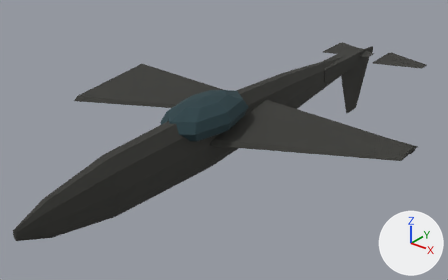
The glTF model game/assets/units/f16v_Destroyed.glb, before and after one commit.
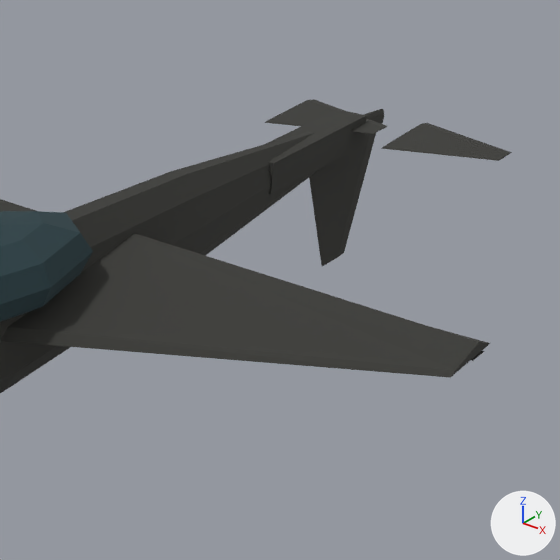
Each version is shown whole from a 50 mm lens placed at (9.39, -12.8, 8.63), pointed at (-0.44, -0.52, 1.02), then close up on the part from 47% to 100% of the width and 0% to 85% of the height. Lighting does not change. The marker at lower right points along +X, +Y and +Z. The older version's two pictures come first. Where no turn or scale is listed for an object, it has been applied to the vertices.

Names of what the first close-up shows: 'Cockpit', 'Elevator_L', 'Elevator_R', 'Fuselage', 'Rudder', 'TailBoom', 'Wing_R' and 1 more.
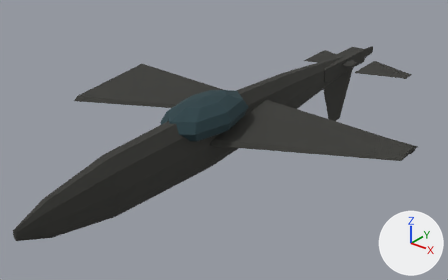
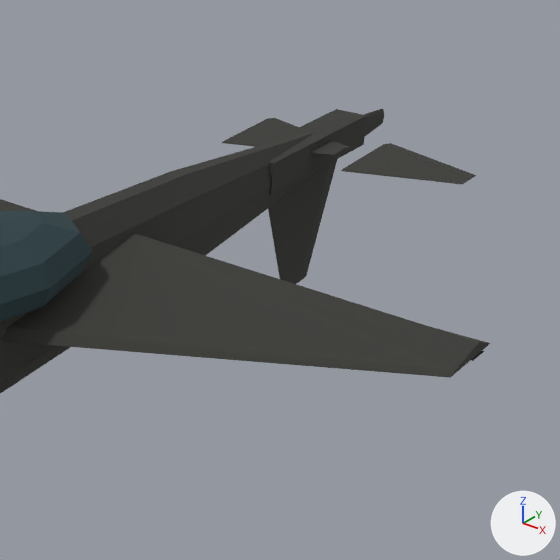
The change, as a diff of the scene's bpy script:
```diff
--- a/game/assets/units/f16v_Destroyed.glb.py
+++ b/game/assets/units/f16v_Destroyed.glb.py
@@ ob_elevator_l @@
 ob_elevator_l = bpy.data.objects.new('Elevator_L', me_elevator_l)
-ob_elevator_l.location = (-0.94, 6.31, 1.95)
+ob_elevator_l.location = (-0.94, 5.11, 1.95)
@@ ob_elevator_r @@
 ob_elevator_r = bpy.data.objects.new('Elevator_R', me_elevator_r)
-ob_elevator_r.location = (0.94, 6.31, 1.95)
+ob_elevator_r.location = (0.94, 5.11, 1.95)
@@ ob_rudder @@
 ob_rudder = bpy.data.objects.new('Rudder', me_rudder)
-ob_rudder.location = (0.0, 6.31, 1.85)
+ob_rudder.location = (0.0, 5.11, 1.85)
```

Boxes (x1, y1, x2, y2) around the edits, measured in the close-ups (560 x 560 px):
'Rudder', moved
    before: (309, 116, 376, 266)
    after: (268, 159, 337, 284)
'Elevator_R', moved
    before: (381, 123, 512, 161)
    after: (341, 143, 476, 184)
'Elevator_L', moved
    before: (265, 99, 387, 134)
    after: (222, 118, 348, 155)
